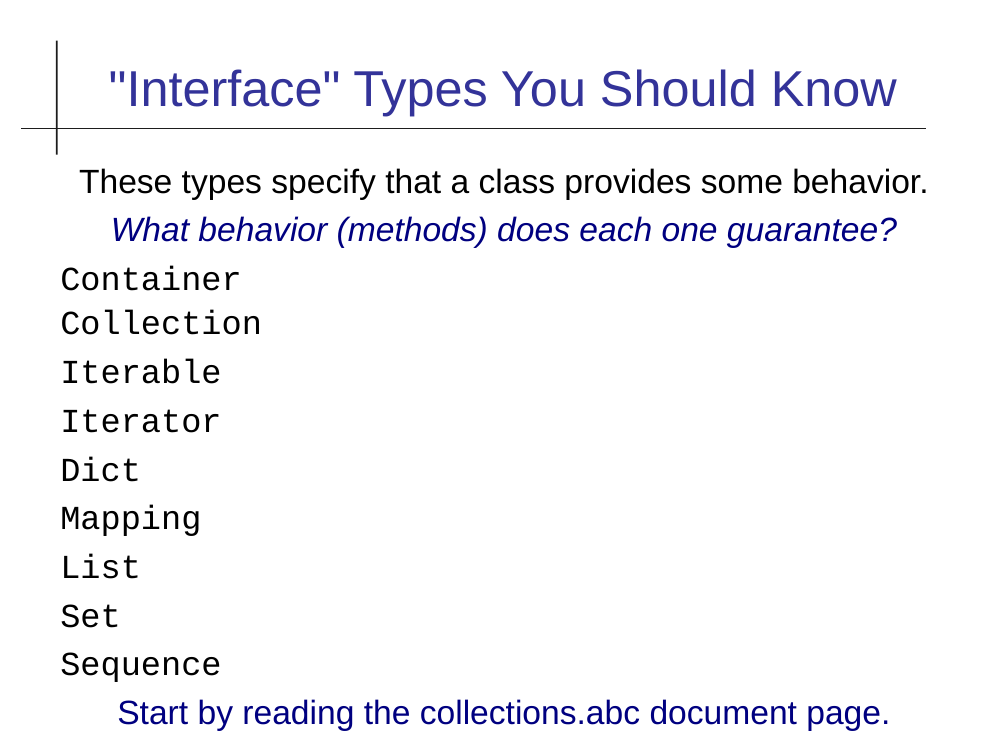
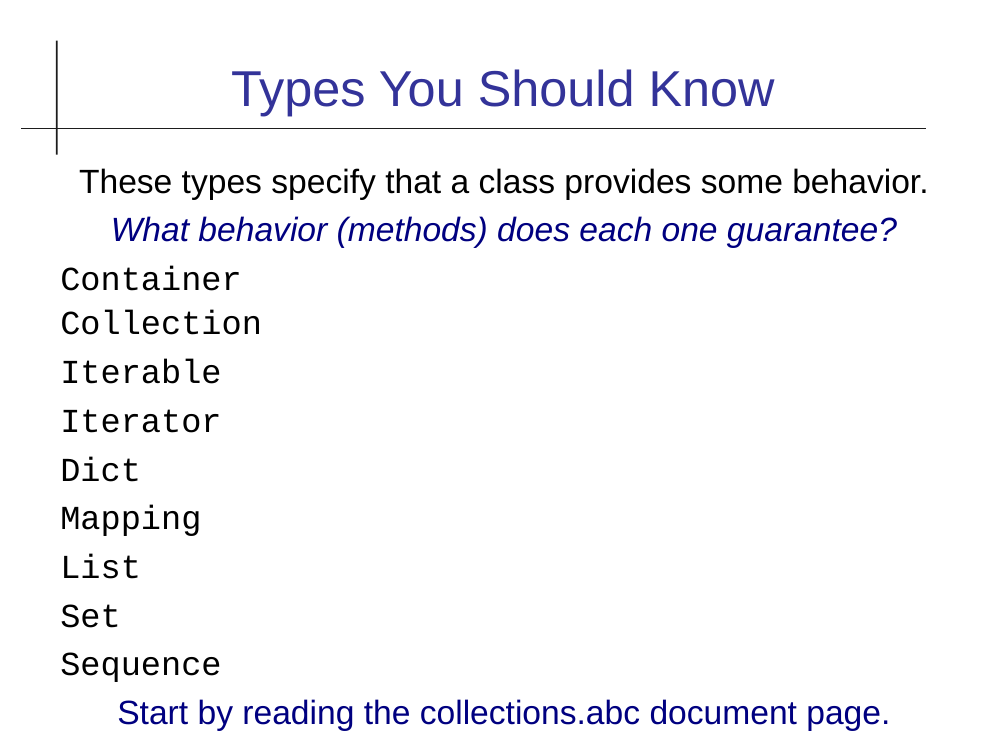
Before and after one commit to cpske/ISP, a slide deck: slide 20 of code-quality/Type-Checking.odp (slide 17 before the commit). Drawn at 1008x756 pixels with LibreOffice and Linux fonts; fonts in the diff are those of the drawing. Boxes give left, top, right and bottom in pixels: in the first picture for what was removed or moved away, otherwise in the second. Text is boxed around its words. In the diff, an @@ line names an element or a change of style, - is before the commit and + after.

```diff
--- a/code-quality/Type-Checking.odp
+++ b/code-quality/Type-Checking.odp
@@ title at (231,69,775,116): text changed @@
-"Interface" Types You Should Know
+Types You Should Know
```
Also in this commit, not shown: 3 other slides changed, 3 slides added, 1 other file.
